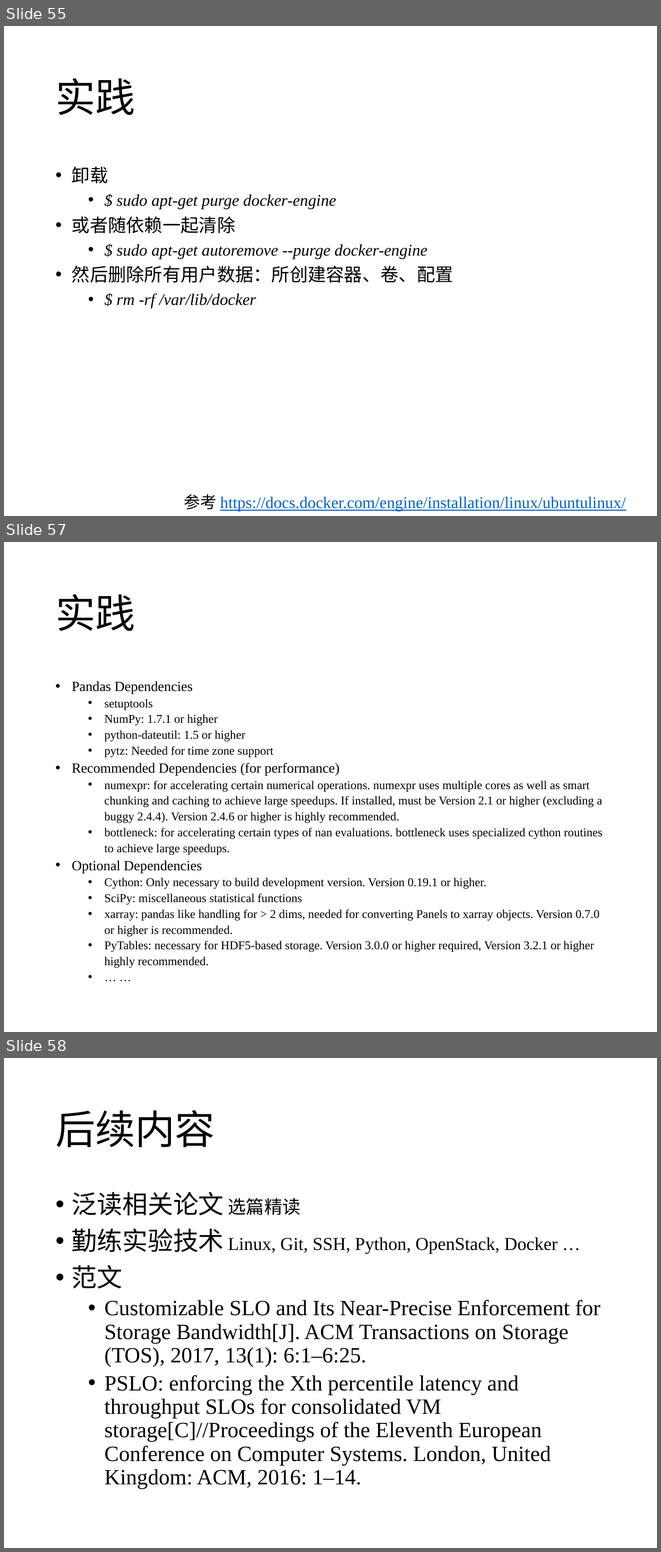
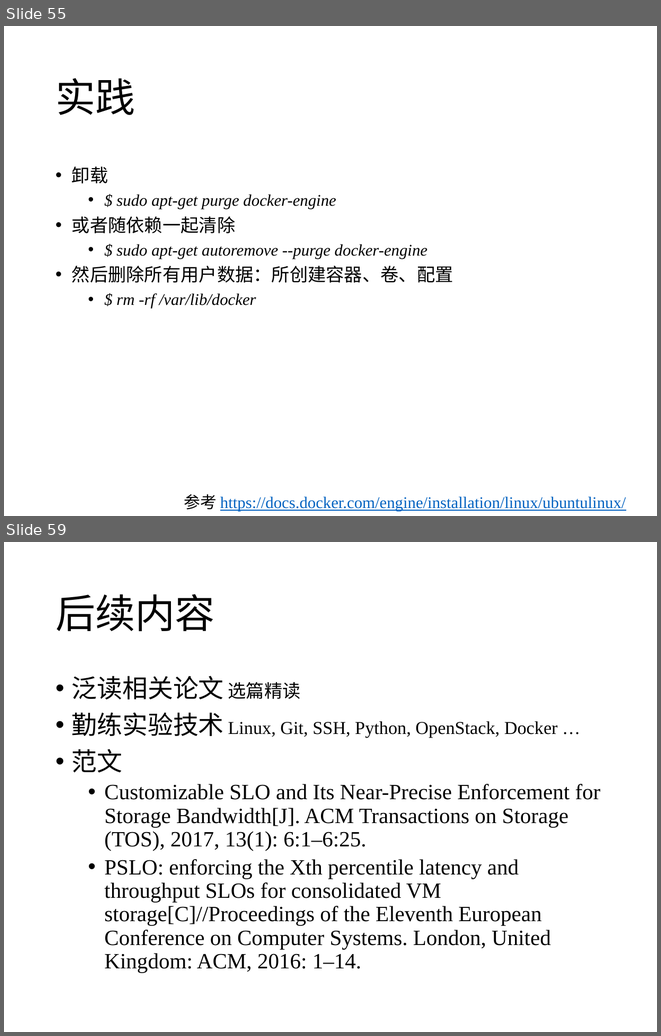
Before and after one commit to cs-course/data-center-course, a slide deck: data-center-2017-c03-05.pptx. Shown one above the other, each under a label of ours: slides 55, 57 and 58 before the commit, slides 55 and 59 after it; the slides between them are not shown. The pictures are 661x1552 and 661x1036 pixels, drawn with LibreOffice and Linux fonts; fonts in the diff are those of the drawing. Boxes give left, top, right and bottom in pixels: in the first picture for what was removed or moved away, otherwise in the second. Text is boxed around its words. In the diff, an @@ line names an element or a change of style, - is before the commit and + after.

```diff
--- a/data-center-2017-c03-05.pptx
+++ b/data-center-2017-c03-05.pptx
@@ slide 57 removed at <box>4,542,657,1032</box>, background #FFFFFF @@
@@ title removed at <box>55,594,135,631</box> @@
-实践
@@ text removed at <box>72,681,602,968</box> @@
-• Pandas Dependencies
-  • setuptools
-  • NumPy: 1.7.1 or higher
-  • python-dateutil: 1.5 or higher
-  • pytz: Needed for time zone support
-• Recommended Dependencies (for performance)
-  • numexpr: for accelerating certain numerical operations. numexpr uses multiple cores as well as smart chunking and caching to achieve large speedups. If installed, must be Version 2.1 or higher (excluding a buggy 2.4.4). Version 2.4.6 or higher is highly recommended.
-  • bottleneck: for accelerating certain types of nan evaluations. bottleneck uses specialized cython routines to achieve large speedups.
-• Optional Dependencies
-  • Cython: Only necessary to build development version. Version 0.19.1 or higher.
-  • SciPy: miscellaneous statistical functions
-  • xarray: pandas like handling for > 2 dims, needed for converting Panels to xarray objects. Version 0.7.0 or higher is recommended.
-  • PyTables: necessary for HDF5-based storage. Version 3.0.0 or higher required, Version 3.2.1 or higher highly recommended.
-  • … …
@@ what was slide 58 is now slide 59 @@
```
Also in this commit, not shown: 1 slide changed, 2 slides added.
